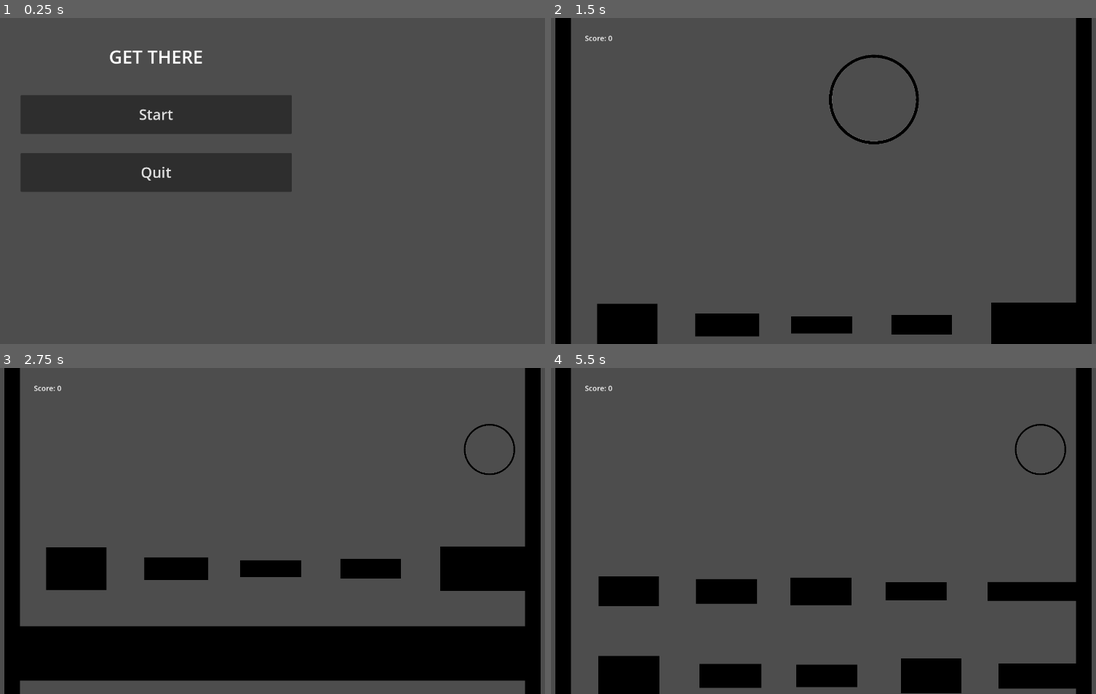
Above: before the commit, frames 1-4 (two rows, left to right).
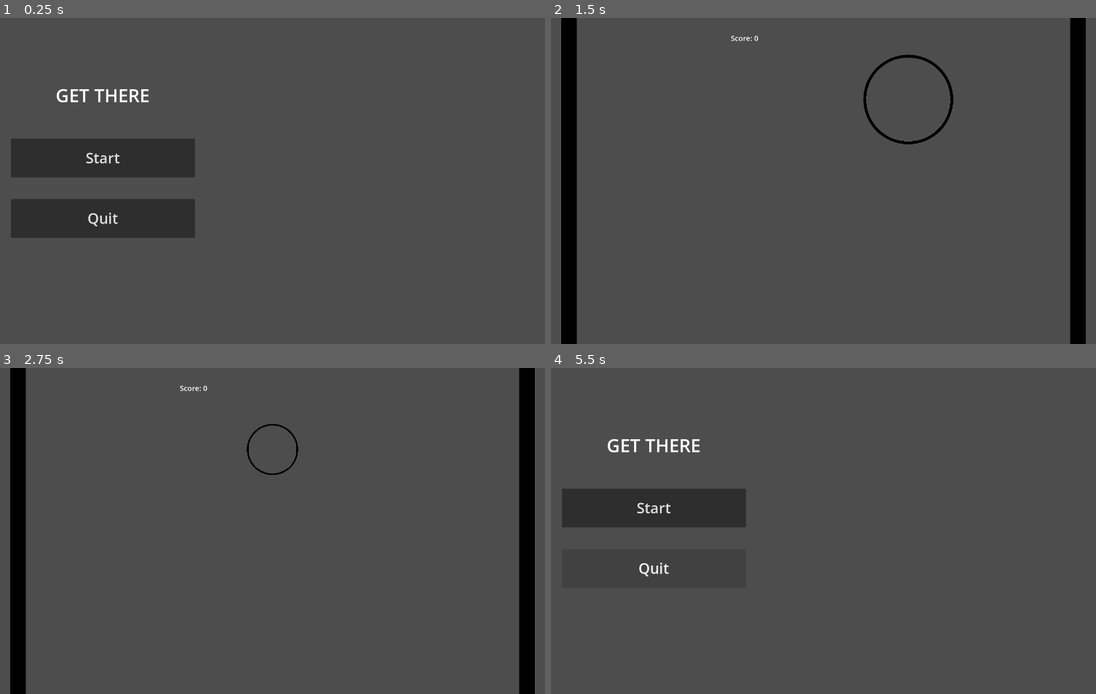
Above: after the commit, the same moments.

Repository: kylietmo/gmtk-2024-game
Game: Godot game, scene res://menus/start_screen/start_screen.tscn
The game is run twice, just before and just after one commit, with the same random seed, the same clock (stepped at 60 frames per second) and the same inputs. Sound files missing from this copy of the repository are replaced by a short silence.
Inputs (mouse positions are in pixels of both pictures, inside the frame that each line leads up to):
- Up to frame 1 (0.25 s): no input
- Up to frame 2 (1.5 s): click "Start" at 0.5 s; hold D (right) from 1.28 s (still down); tap 3 (size_large) at 1.35 s
- Up to frame 3 (2.75 s): release D (right) at 2 s; click (103, 508) at 2 s, where only the run after the commit has a clickable "Try Again"
- Up to frame 4 (5.5 s): hold A (left) 2.78-3.5 s; tap 1 (size_small) at 2.85 s; click "Try Again" at 3.5 s; hold D (right) 4.28-5 s; tap 3 (size_large) at 4.35 s; click (654, 566) at 5 s, where only the run after the commit has a clickable "Main Menu"

The runs differ from the first frame. In frame 1, 15% of the frame differs, in the area x 2-54%, y 9-68%; in frame 2, 11%; in frame 3, 25%, in the area x 0-100%, y 0-100%; in frame 4, 20%.
Error after the commit: Invalid operands 'float' and 'Nil' in operator '<='. (res://game.gd:98)

Commit message:
Update sizes and speeds to be dynamic

Diff:
--- a/src/entities/player/player.gd
+++ b/src/entities/player/player.gd
@@ -1,9 +1,10 @@
 extends CharacterBody2D
 class_name Player
 
-@export var SPEED = 1000.0
-@export var ACCELERATION = 200.0
-@export var DECELERATION = 200.0
+@export var SPEED = Globals.IN_BOUNDS_WIDTH
+@export var ACCELERATION = Globals.IN_BOUNDS_WIDTH / 5
+@export var DECELERATION = Globals.IN_BOUNDS_WIDTH / 5
+@export var PLAYER_SIZE = Globals.IN_BOUNDS_WIDTH / 25
 @export var LARGE_SIZE_SCALE = 1.75
 @export var MEDIUM_SIZE_SCALE = 1.0
 @export var SMALL_SIZE_SCALE = 0.15
@@ -23,8 +24,8 @@
 @onready var current_size = sizes.MEDIUM
 
 func _ready() -> void:
+	scale = MEDIUM_SCALE_VEC
 	position.y = Globals.PLAYER_START_Y
-	scale = MEDIUM_SCALE_VEC
 
 func _physics_process(delta: float) -> void:
 	var tween = create_tween()
--- a/src/game.gd
+++ b/src/game.gd
@@ -1,32 +1,39 @@
 extends Node
 
-@export var SPEED = -300.0
 
-@export var MIN_GAP_SIZE = 100
-@export var MAX_GAP_SIZE = 150
+@export var SPEED = - Globals.IN_BOUNDS_HEIGHT / 4
 @export var MIN_NUM_GAPS = 1
 @export var MAX_NUM_GAPS = 4
-@export var MIN_OBSTACLE_WIDTH = 200
-@export var MIN_OBSTACLE_HEIGHT = 50
-@export var MAX_OBSTACLE_HEIGHT = 150
+@export var MIN_OBSTACLE_WIDTH = Globals.IN_BOUNDS_WIDTH / 10
+@export var MIN_OBSTACLE_HEIGHT = Globals.IN_BOUNDS_HEIGHT / 40
+@export var MAX_OBSTACLE_HEIGHT = Globals.IN_BOUNDS_HEIGHT / 25
 @export var PROBABILITY_OF_GAP = 0.3
 @export var MIN_SECS_BETWEEN_SPAWNS = 1.0
 @export var MAX_SECS_BETWEEN_SPAWNS = 2.0
+@export var OBSTACLE_SPAWN_OFFSET = Globals.IN_BOUNDS_HEIGHT / 10
+@export var BREAKABLE_OBSTACLE_SPAWN_PROBABILITY = 0.25
 
 @onready var player : Player = %Player
+
+var MIN_GAP_SIZE
+var MAX_GAP_SIZE
 
 var obstacles : Array[CharacterBody2D] = []
 var obstacle_scene = preload("res://entities/obstacle/obstacle.tscn")
 var breakable_obstacle_scene = preload("res://entities/obstacle/breakable_obstacle/breakable_obstacle.tscn")
-
-const BREAKABLE_OBSTACLE_SPAWN_PROBABILITY = 0.25
-const OBSTACLE_SPAWN_OFFSET = 200
 
 var time_until_next_spawn = MIN_SECS_BETWEEN_SPAWNS
 var curr_time_between_spawns = 0.0
 
 # Called when the node enters the scene tree for the first time.
 func _ready() -> void:
+	var player_sprite : Sprite2D = player.find_child("Sprite2D")
+	var player_sprite_x = player_sprite.texture.get_size().x
+	MIN_GAP_SIZE = player_sprite_x * 0.5
+	MAX_GAP_SIZE = player_sprite_x * 0.8
+	print(MIN_GAP_SIZE)
+	print(MAX_GAP_SIZE)
+
 	Globals.score = 0
 	spawn_barrier_with_gaps()
 
@@ -36,11 +43,11 @@
 
 	match player.current_size:
 		player.sizes.SMALL:
-			SPEED = -1200
+			SPEED = -Globals.IN_BOUNDS_HEIGHT
 		player.sizes.MEDIUM:
-			SPEED = -300
+			SPEED = -Globals.IN_BOUNDS_HEIGHT / 4
 		player.sizes.LARGE:
-			SPEED = -200
+			SPEED = -Globals.IN_BOUNDS_HEIGHT / 5
 
 	# Update all existing obstacles to be moving up.
 	# TODO: If/when we change the direction of the level we'd need
--- a/src/game.tscn
+++ b/src/game.tscn
@@ -13,6 +13,12 @@
 
 [node name="Game" type="Node2D"]
 script = ExtResource("1_qfrmy")
+MIN_NUM_GAPS = null
+MAX_NUM_GAPS = null
+PROBABILITY_OF_GAP = null
+MIN_SECS_BETWEEN_SPAWNS = null
+MAX_SECS_BETWEEN_SPAWNS = null
+BREAKABLE_OBSTACLE_SPAWN_PROBABILITY = null
 
 [node name="Player" parent="." instance=ExtResource("2_761th")]
 unique_name_in_owner = true
@@ -46,10 +52,10 @@
 
 [node name="Score" type="Label" parent="."]
 z_index = 1000
-offset_left = -788.0
-offset_top = -535.0
-offset_right = -698.0
-offset_bottom = -501.0
+offset_left = -306.0
+offset_top = -484.0
+offset_right = -216.0
+offset_bottom = -450.0
 theme_override_font_sizes/font_size = 24
 text = "Score: 0"
 horizontal_alignment = 1
--- a/src/globals.gd
+++ b/src/globals.gd
@@ -1,13 +1,5 @@
-extends Node
+extends Node2D
 signal score_changed
-
-static var BARRIER_OFFSET = 100
-static var SCREEN_WIDTH = 1920
-static var IN_BOUNDS_WIDTH = SCREEN_WIDTH - 2 * BARRIER_OFFSET
-static var IN_BOUNDS_HEIGHT = 1080
-static var PLAYER_START_Y = -IN_BOUNDS_HEIGHT / 4
-static var LEFT_BARRIER_X = -IN_BOUNDS_WIDTH/2
-static var RIGHT_BARRIER_X = IN_BOUNDS_WIDTH/2
 
 @export var score: int = 0 :
 	get:
@@ -15,3 +7,22 @@
 	set(value):
 		score = value
 		emit_signal("score_changed", value)
+
+var SCREEN_WIDTH = 1920
+var SCREEN_HEIGHT = 1080
+var BARRIER_OFFSET = SCREEN_WIDTH / 16
+var IN_BOUNDS_WIDTH = SCREEN_WIDTH - 2 * BARRIER_OFFSET
+var IN_BOUNDS_HEIGHT = SCREEN_HEIGHT
+var PLAYER_START_Y = -IN_BOUNDS_HEIGHT / 4
+var LEFT_BARRIER_X = -IN_BOUNDS_WIDTH/2
+var RIGHT_BARRIER_X = IN_BOUNDS_WIDTH/2
+
+func _ready():
+	SCREEN_WIDTH = get_window().size.x
+	SCREEN_HEIGHT = get_window().size.y
+	BARRIER_OFFSET = SCREEN_WIDTH / 16
+	IN_BOUNDS_WIDTH = SCREEN_WIDTH - 2 * BARRIER_OFFSET
+	IN_BOUNDS_HEIGHT = SCREEN_HEIGHT
+	PLAYER_START_Y = -IN_BOUNDS_HEIGHT / 4
+	LEFT_BARRIER_X = -IN_BOUNDS_WIDTH/2
+	RIGHT_BARRIER_X = IN_BOUNDS_WIDTH/2
--- a/src/menus/game_over_screen/game_over_screen.tscn
+++ b/src/menus/game_over_screen/game_over_screen.tscn
@@ -14,28 +14,28 @@
 
 [node name="TryAgainButton" type="Button" parent="."]
 layout_mode = 0
-offset_left = 128.0
-offset_top = 256.0
-offset_right = 1024.0
-offset_bottom = 384.0
+offset_left = 96.0
+offset_top = 400.0
+offset_right = 704.0
+offset_bottom = 528.0
 theme_override_font_sizes/font_size = 48
 text = "Try Again"
 
 [node name="MainMenuButton" type="Button" parent="."]
 layout_mode = 0
-offset_left = 128.0
-offset_top = 448.0
-offset_right = 1024.0
-offset_bottom = 576.0
+offset_left = 96.0
+offset_top = 600.0
+offset_right = 704.0
+offset_bottom = 728.0
 theme_override_font_sizes/font_size = 48
 text = "Main Menu"
 
 [node name="Label" type="Label" parent="."]
 layout_mode = 0
-offset_left = 384.0
-offset_top = 64.0
-offset_right = 768.0
-offset_bottom = 192.0
+offset_left = 96.0
+offset_top = 200.0
+offset_right = 704.0
+offset_bottom = 328.0
 theme_override_font_sizes/font_size = 60
 text = "GAME OVER"
 horizontal_alignment = 1
@@ -43,10 +43,10 @@
 
 [node name="FinalScore" type="Label" parent="."]
 layout_mode = 0
-offset_left = 384.0
-offset_top = 139.0
-offset_right = 768.0
-offset_bottom = 267.0
+offset_left = 96.0
+offset_top = 275.0
+offset_right = 704.0
+offset_bottom = 403.0
 theme_override_font_sizes/font_size = 48
 text = "Final Score: 0"
 horizontal_alignment = 1
--- a/src/menus/start_screen/start_screen.tscn
+++ b/src/menus/start_screen/start_screen.tscn
@@ -13,10 +13,10 @@
 
 [node name="Label" type="Label" parent="."]
 layout_mode = 0
-offset_left = 384.0
-offset_top = 64.0
-offset_right = 768.0
-offset_bottom = 192.0
+offset_left = 96.0
+offset_top = 192.0
+offset_right = 704.0
+offset_bottom = 320.0
 theme_override_font_sizes/font_size = 60
 text = "GET THERE"
 horizontal_alignment = 1
@@ -24,19 +24,19 @@
 
 [node name="StartButton" type="Button" parent="."]
 layout_mode = 0
-offset_left = 128.0
-offset_top = 256.0
-offset_right = 1024.0
-offset_bottom = 384.0
+offset_left = 96.0
+offset_top = 400.0
+offset_right = 704.0
+offset_bottom = 528.0
 theme_override_font_sizes/font_size = 48
 text = "Start"
 
 [node name="QuitButton" type="Button" parent="."]
 layout_mode = 0
-offset_left = 128.0
-offset_top = 448.0
-offset_right = 1024.0
-offset_bottom = 576.0
+offset_left = 96.0
+offset_top = 600.0
+offset_right = 704.0
+offset_bottom = 728.0
 theme_override_font_sizes/font_size = 48
 text = "Quit"
 
--- a/src/project.godot
+++ b/src/project.godot
@@ -24,8 +24,6 @@
 window/size/viewport_width=1920
 window/size/viewport_height=1080
 window/size/resizable=false
-window/size/window_width_override=1920
-window/size/window_height_override=1080
 
 [input]
 
--- a/src/score_area.gd
+++ b/src/score_area.gd
@@ -2,7 +2,6 @@
 
 @onready var player : Player = %Player
 
-const SCORE_COLLIDER_OFFSET = 40
-
 func _ready() -> void:
-	position.y = player.position.y  - SCORE_COLLIDER_OFFSET
+	position.x = Globals.LEFT_BARRIER_X
+	position.y = player.position.y
